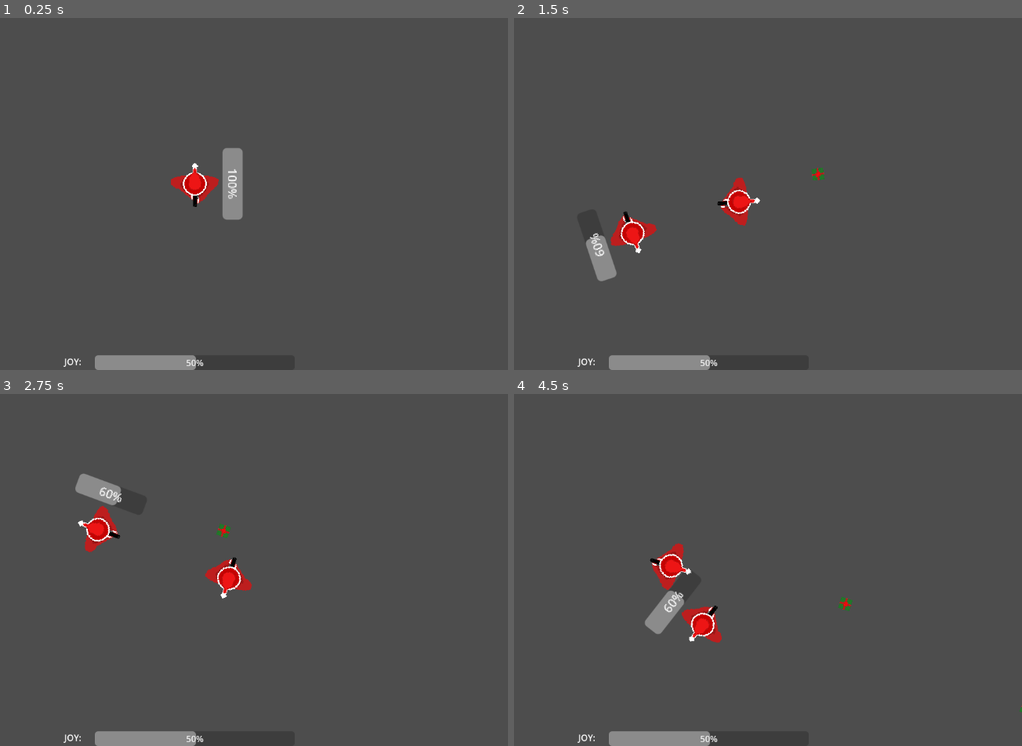
Above: before the commit, frames 1-4 (two rows, left to right).
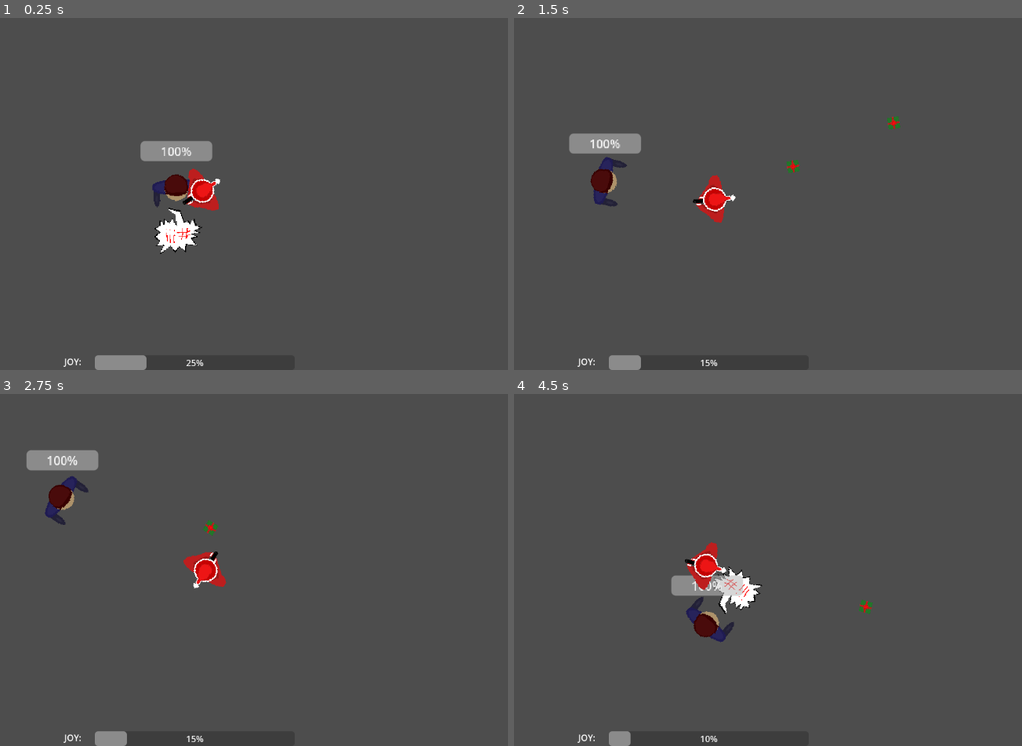
Above: after the commit, the same moments.

Repository: oneye5/game_jam_3
Game: Godot game, scene res://Scenes/Main.tscn
Same seed, same stepped clock (60 frames per second), same inputs: the game is played once before the commit and once after it.
Inputs (mouse positions are in pixels of both pictures, inside the frame that each line leads up to):
- Up to frame 1 (0.25 s): no input
- Up to frame 2 (1.5 s): move the mouse to (844, 176) at 0.52 s; press the mouse at (844, 176) at 0.53 s; hold D (right) 0.53-1.28 s; move the mouse to (585, 211) at 1.27 s; release the mouse at (585, 211) at 1.28 s; hold S (down) from 1.28 s (still down); click (585, 211) at 1.35 s
- Up to frame 3 (2.75 s): move the mouse to (259, 492) at 2.02 s; release S (down) at 2.03 s; press the mouse at (259, 492) at 2.03 s; hold D (right) from 2.03 s (still down)
- Up to frame 4 (4.5 s): move the mouse to (676, 640) at 2.77 s; release D (right) at 2.78 s; release the mouse at (676, 640) at 2.78 s; hold W (up) 2.78-3.53 s; click (676, 640) at 2.85 s; move the mouse to (895, 622) at 3.52 s; press the mouse at (895, 622) at 3.53 s; hold A (left) from 3.53 s (still down); move the mouse to (519, 517) at 4.27 s; release the mouse at (519, 517) at 4.28 s; click (519, 517) at 4.35 s

The runs differ from the first frame. In frame 1, 3.6% of the frame differs, in the area x 27-48%, y 34-100%; in frame 2, 4.2%, in the area x 10-77%, y 27-100%; in frame 3, 3.9%; in frame 4, 4.1%.

Commit message:
enemy now attacks player

Diff:
--- a/Scenes/Enemy_0.tscn
+++ b/Scenes/Enemy_0.tscn
@@ -1,9 +1,14 @@
-[gd_scene load_steps=4 format=3 uid="uid://b7svyjw6i76uv"]
+[gd_scene load_steps=6 format=3 uid="uid://b7svyjw6i76uv"]
 
 [ext_resource type="Script" path="res://Scripts/Enemy_0.gd" id="1_f1t82"]
-[ext_resource type="Texture2D" uid="uid://cu144plkcqeve" path="res://Assets/santaDefault.png" id="2_s8yk8"]
+[ext_resource type="Texture2D" uid="uid://dy1kguvgmswug" path="res://Assets/enemy.png" id="2_ox6sv"]
+[ext_resource type="Script" path="res://Scripts/mover.gd" id="3_6qja8"]
 
 [sub_resource type="CircleShape2D" id="CircleShape2D_016ns"]
+
+[sub_resource type="CapsuleShape2D" id="CapsuleShape2D_ve8f5"]
+radius = 24.0
+height = 96.0
 
 [node name="Enemy0" type="Node2D"]
 
@@ -20,9 +25,19 @@
 
 [node name="Sprite2D" type="Sprite2D" parent="CharacterBody2D"]
 rotation = 1.5708
-texture = ExtResource("2_s8yk8")
+texture = ExtResource("2_ox6sv")
 
-[node name="ProgressBar" type="ProgressBar" parent="CharacterBody2D"]
+[node name="attack_hitbox" type="Area2D" parent="CharacterBody2D"]
+
+[node name="CollisionShape2D" type="CollisionShape2D" parent="CharacterBody2D/attack_hitbox"]
+position = Vector2(40, 0)
+shape = SubResource("CapsuleShape2D_ve8f5")
+
+[node name="mover" type="Node2D" parent="." node_paths=PackedStringArray("follow")]
+script = ExtResource("3_6qja8")
+follow = NodePath("../CharacterBody2D")
+
+[node name="ProgressBar" type="ProgressBar" parent="mover"]
 offset_left = -48.0
 offset_top = -64.0
 offset_right = 48.0
@@ -30,3 +45,5 @@
 value = 100.0
 allow_greater = true
 allow_lesser = true
+
+[connection signal="body_entered" from="CharacterBody2D/attack_hitbox" to="CharacterBody2D" method="body_entered_attack_hitbox"]
--- a/Scenes/Player.tscn
+++ b/Scenes/Player.tscn
@@ -104,6 +104,7 @@
 
 [node name="CameraTransform" type="Node2D" parent="."]
 script = ExtResource("4_mkc7n")
+lerpV = 10.0
 
 [node name="Camera2D" type="Camera2D" parent="CameraTransform"]
 zoom = Vector2(1.375, 1.375)
--- /dev/null
+++ b/Scenes/enemy_attack_0.tscn
@@ -0,0 +1,13 @@
+[gd_scene load_steps=3 format=3 uid="uid://dm2p3m5coxfkp"]
+
+[ext_resource type="Texture2D" uid="uid://dv2t6i2hefi1u" path="res://Assets/attack.png" id="1_813ak"]
+[ext_resource type="Script" path="res://Scripts/timed_destroyer.gd" id="1_w1hln"]
+
+[node name="EnemyAttack0" type="Node2D"]
+script = ExtResource("1_w1hln")
+lifetime = 0.5
+
+[node name="Sprite2D" type="Sprite2D" parent="."]
+position = Vector2(57, 0)
+rotation = 1.5708
+texture = ExtResource("1_813ak")
--- a/Scripts/Enemy_0.gd
+++ b/Scripts/Enemy_0.gd
@@ -7,22 +7,31 @@
 @export var acceleration : float
 @export var friction : float
 @export var max_health : float = 100
+@export var reload_time : float
 @onready var current_health = max_health
-@onready var healthbar = $ProgressBar
+@onready var healthbar = $"../mover/ProgressBar"
+@onready var remaining_reload : float = reload_time
+@onready var attack_hitbox = $attack_hitbox
+@export var damage = 5
+@export var knockback = 200
 func _process(delta: float) -> void:
 	move_and_slide()
 
 func _physics_process(delta: float) -> void:
 	_tick_update(delta)
 	_move()
+	_tick_die()
+	remaining_reload -= delta
+
+func _tick_die():
 	healthbar.value = current_health
 	if current_health <= 0:
 		var preLoadCookie = preload("res://Scenes/Food_pickup.tscn")
 		var cookie = preLoadCookie.instantiate()
 		cookie.position = position
 		cookie.rotation = 0
-		self.get_parent().add_child(cookie)
-		queue_free()
+		self.get_parent().get_parent().add_child(cookie)
+		self.get_parent().queue_free()
 
 func _damage(num):
 	velocity = Vector2.ZERO
@@ -43,3 +52,15 @@
 	rotation = velocity.angle()
 	velocity += (wishDir * acceleration)
 	velocity *= friction
+
+func body_entered_attack_hitbox(body):
+	if remaining_reload > 0:
+		return
+
+	if body is Player:
+		body.damage_player(damage, Vector2.from_angle(rotation) * knockback)
+		remaining_reload = reload_time
+		var preloadAttack = preload("res://Scenes/enemy_attack_0.tscn")
+		var attack = preloadAttack.instantiate()
+
+		self.add_child(attack)
--- a/Scripts/Player.gd
+++ b/Scripts/Player.gd
@@ -13,6 +13,10 @@
 
 func _ready():
 	manager_singleton.instance().player = self
+
+func damage_player(amount, knockback):
+	joy -= amount
+	velocity = knockback
 
 func _process(delta: float) -> void:
 	look_at(get_global_mouse_position())
--- /dev/null
+++ b/Scripts/mover.gd
@@ -0,0 +1,7 @@
+extends Node2D
+@export var follow : Node2D
+
+# Called every frame. 'delta' is the elapsed time since the previous frame.
+func _process(delta: float) -> void:
+	if follow != null:
+		position = follow.position
--- /dev/null
+++ b/Scripts/timed_destroyer.gd
@@ -0,0 +1,7 @@
+extends Node
+@export var lifetime : float = 1
+
+func _physics_process(delta: float) -> void:
+	lifetime -= delta
+	if lifetime <= 0:
+		queue_free()
Binary file added: Assets/attack.png
Not shown, added: Assets/attack.png.import
Binary file added: Assets/enemy.aseprite
Binary file added: Assets/enemy.png
Not shown, added: Assets/enemy.png.import
